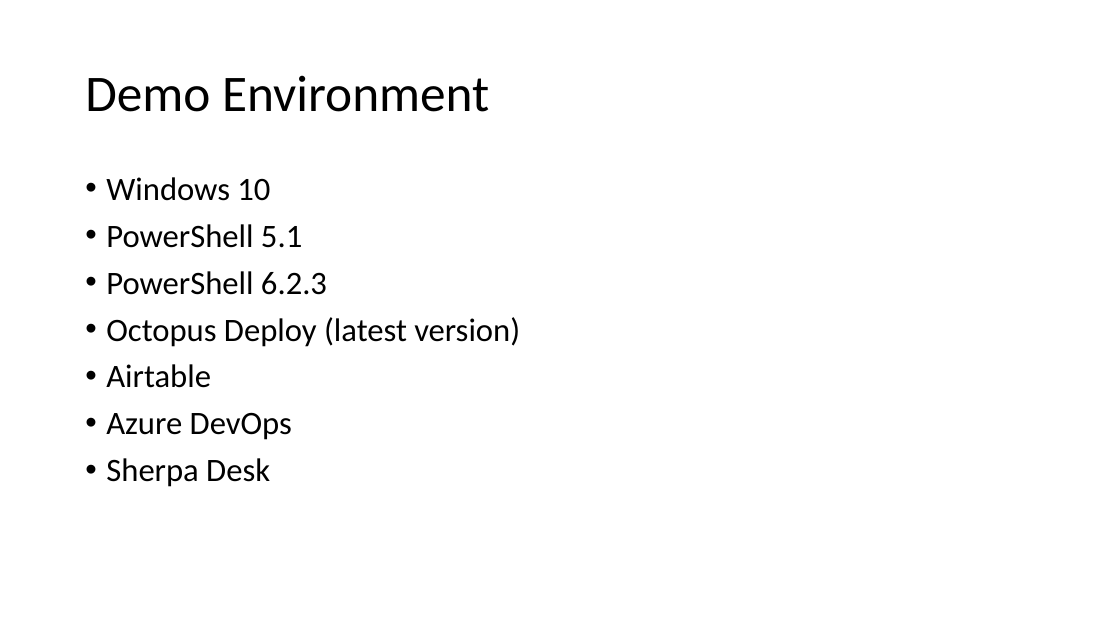
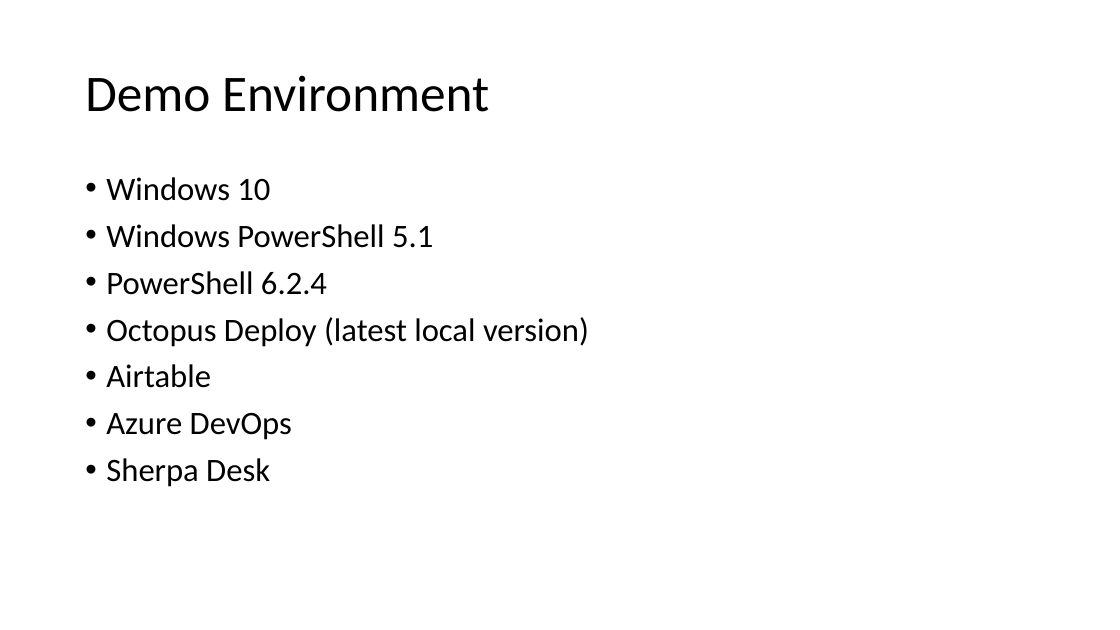
Before and after one commit to ThePoShWolf/Sessions, a slide deck: slide 7 of 2020-01-30 - MTX Portland - REST APIs/MTX Portland - REST APIs.pptx. Drawn at 1120x630 pixels with LibreOffice and Linux fonts; fonts in the diff are those of the drawing; background and template pictures are left out. Boxes give left, top, right and bottom in pixels: in the first picture for what was removed or moved away, otherwise in the second. Text is boxed around its words. In the diff, an @@ line names an element or a change of style, - is before the commit and + after.

Commit message:
clarified info in the demo env slide

```diff
--- a/2020-01-30 - MTX Portland - REST APIs/MTX Portland - REST APIs.pptx
+++ b/2020-01-30 - MTX Portland - REST APIs/MTX Portland - REST APIs.pptx
@@ text at (x1=106, y1=224, x2=589, y2=347): text changed @@
-• PowerShell 5.1
-• PowerShell 6.2.3
-• Octopus Deploy (latest version)
+• Windows PowerShell 5.1
+• PowerShell 6.2.4
+• Octopus Deploy (latest local version)
```
